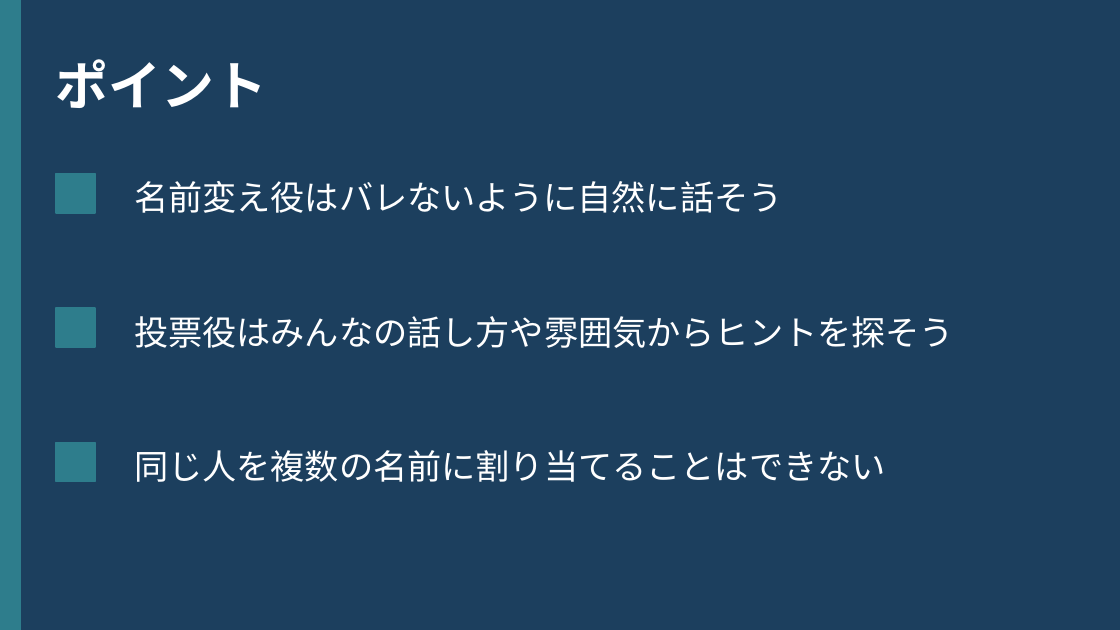
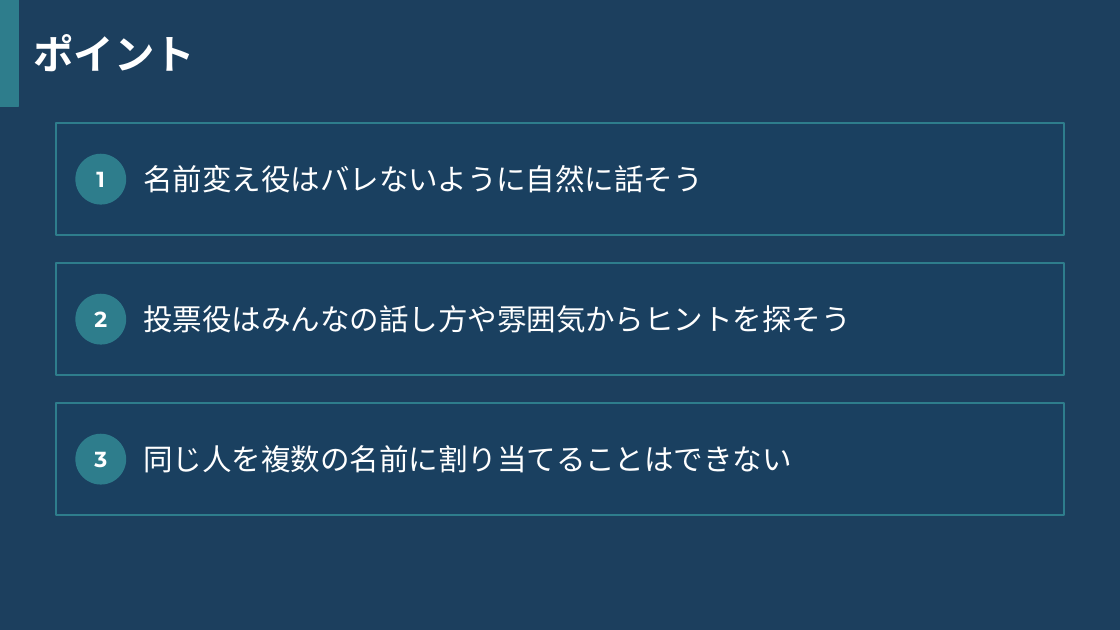
Before and after one commit to tagiiii/roomk-tools, a slide deck: slide 5 of docs/name-change-guide.pptx. Drawn at 1120x630 pixels with LibreOffice and Linux fonts; fonts in the diff are those of the drawing. Boxes give left, top, right and bottom in pixels: in the first picture for what was removed or moved away, otherwise in the second. Text is boxed around its words. In the diff, an @@ line names an element or a change of style, - is before the commit and + after.

```diff
--- a/docs/name-change-guide.pptx
+++ b/docs/name-change-guide.pptx
@@ rectangle: place and size @@
-rectangle at <box>0,0,20,629</box>
+rectangle at <box>0,0,18,106</box>
@@ text "ポイント": place and size @@
-text "ポイント" at <box>56,59,267,108</box>
+text "ポイント" at <box>34,34,196,72</box>
@@ text "ポイント" at <box>34,34,196,72</box>: size 34 to 26 pt, font Noto Sans CJK JP to Montserrat @@
@@ rectangle added at <box>56,123,1064,235</box>, fill #1A4060, outline #2E7D8C 1.5 pt @@
@@ size 22 to 19 pt, font Noto Sans CJK JP to Calibri in 3 elements at <box>143,445,792,473</box>, <box>143,305,851,333</box>, <box>143,165,703,193</box> @@
@@ text "名前変え役はバレないように自然に話そう": place and size @@
-text "名前変え役はバレないように自然に話そう" at <box>134,181,782,213</box>
+text "名前変え役はバレないように自然に話そう" at <box>143,165,703,193</box>
@@ rectangle removed at <box>56,174,95,213</box> @@
@@ ellipse added at <box>76,155,125,204</box>, fill #2E7D8C, outline #2E7D8C 1 pt @@
@@ text added at <box>96,171,105,187</box>, 14 pt, text #FFFFFF, bold @@
+1
@@ rectangle added at <box>56,263,1064,375</box>, fill #1A4060, outline #2E7D8C 1.5 pt @@
@@ text "投票役はみんなの話し方や雰囲気からヒントを探そう": place and size @@
-text "投票役はみんなの話し方や雰囲気からヒントを探そう" at <box>134,316,954,348</box>
+text "投票役はみんなの話し方や雰囲気からヒントを探そう" at <box>143,305,851,333</box>
@@ ellipse added at <box>76,295,125,344</box>, fill #2E7D8C, outline #2E7D8C 1 pt @@
@@ rectangle removed at <box>56,308,95,347</box> @@
@@ text added at <box>94,311,107,327</box>, 14 pt, text #FFFFFF, bold @@
+2
@@ rectangle added at <box>56,403,1064,515</box>, fill #1A4060, outline #2E7D8C 1.5 pt @@
@@ text "同じ人を複数の名前に割り当てることはできない": place and size @@
-text "同じ人を複数の名前に割り当てることはできない" at <box>134,450,886,482</box>
+text "同じ人を複数の名前に割り当てることはできない" at <box>143,445,792,473</box>
@@ rectangle removed at <box>56,442,95,482</box> @@
@@ ellipse added at <box>76,435,125,484</box>, fill #2E7D8C, outline #2E7D8C 1 pt @@
@@ text added at <box>94,451,107,468</box>, 14 pt, text #FFFFFF, bold @@
+3
```
Also in this commit, not shown: 5 other slides changed, 2 other files.
